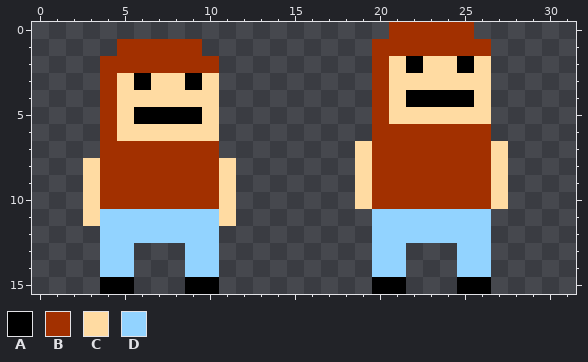
Pixel-art sprite: assets/player-idle.png. That is the earlier state.
The file is 32x16 pixels.
Palette (. is transparent): A #000000  B #a23000  C #ffdba2  D #92d3ff
Pixels before, first column x 3:
 0 ..................BBBBB..
 1 ..BBBBB..........BBBBBBB.
 2 .BBBBBBB.........BCACCAC.
 3 .BCACCAC.........BCCCCCC.
 4 .BCCCCCC.........BCAAAAC.
 5 .BCAAAAC.........BCCCCCC.
 6 .BCCCCCC.........BBBBBBB.
 7 .BBBBBBB........CBBBBBBBC
 8 CBBBBBBBC.......CBBBBBBBC
 9 CBBBBBBBC.......CBBBBBBBC
10 CBBBBBBBC.......CBBBBBBBC
11 CDDDDDDDC........DDDDDDD.
12 .DDDDDDD.........DDDDDDD.
13 .DD...DD.........DD...DD.
14 .DD...DD.........DD...DD.
15 .AA...AA.........AA...AA.
Now the later version:
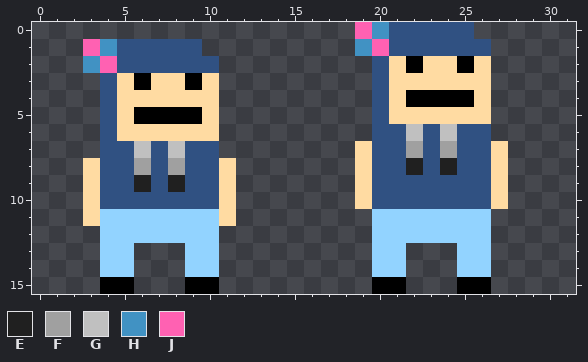
Colours new in this view: E #202020  F #a0a0a0  G #c0c0c0  H #4192c3  J #ff61b2
Diff:
colour B: #a23000 -> #305182
y 0: x 19..20 .. -> JH
y 1: x 3..4 .. -> JH; x 19..20 .B -> HJ
y 2: x 3..4 .B -> HJ
y 6: x 22 B -> G; x 24 B -> G
y 7: x 6 B -> G; x 8 B -> G; x 22 B -> F; x 24 B -> F
y 8: x 6 B -> F; x 8 B -> F; x 22 B -> E; x 24 B -> E
y 9: x 6 B -> E; x 8 B -> E
Pixel boxes of the changes (left, top, right, bottom) in both pictures:
changed: (355, 22, 491, 209)
changed: (83, 39, 219, 209)
